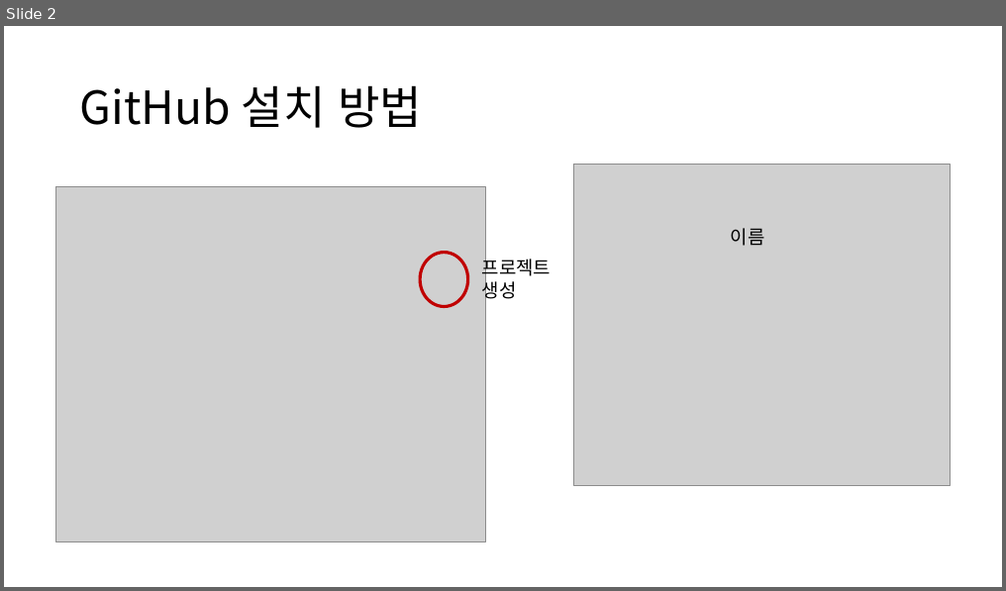
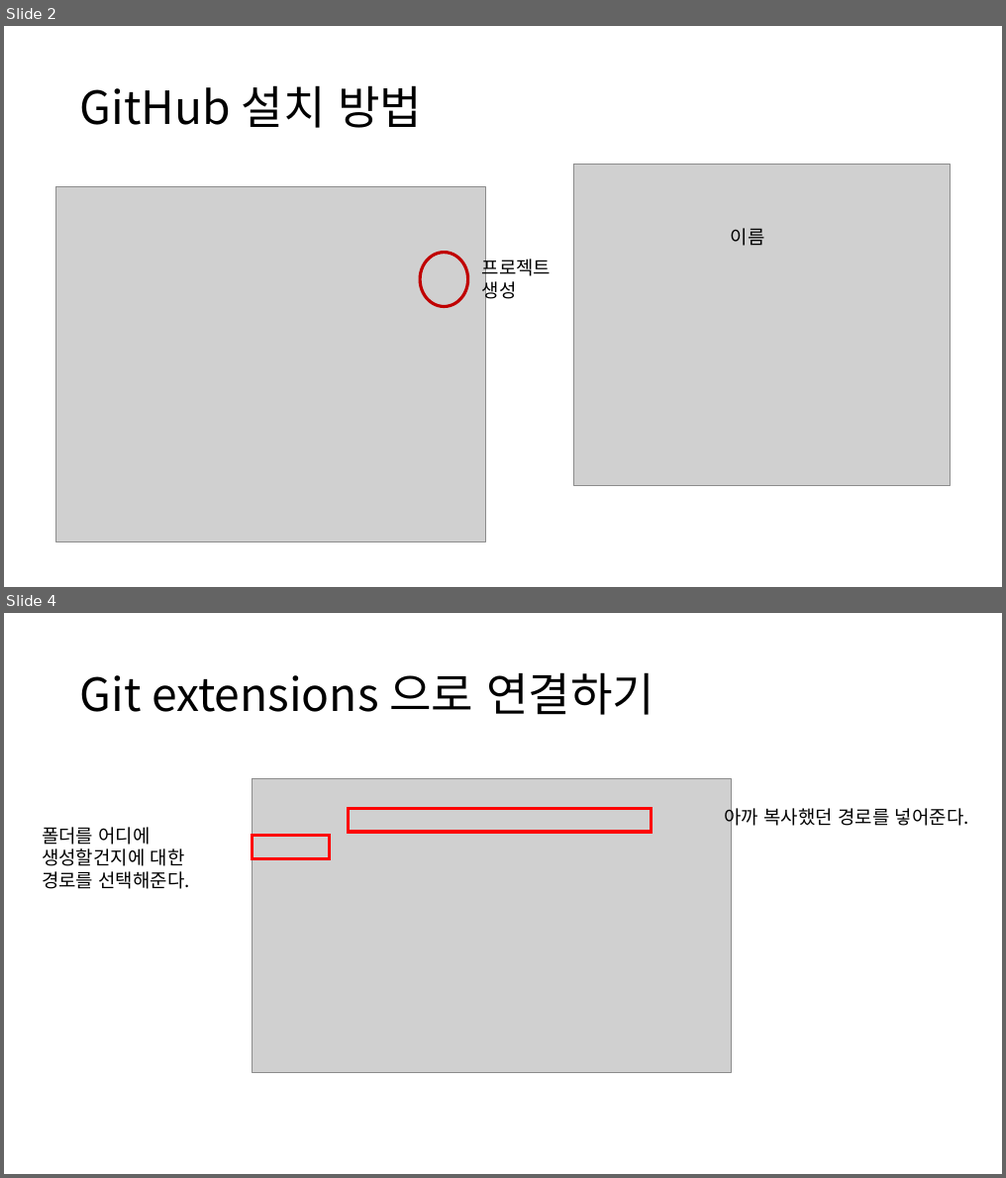
Before and after one commit to comettlee/My_study, a slide deck: Github.pptx. Shown one above the other, each under a label of ours: slide 2 before the commit, slides 2 and 4 after it; the slides between them are not shown. The pictures are 1006x591 and 1006x1178 pixels, drawn with LibreOffice and Linux fonts; fonts in the diff are those of the drawing; grey boxes stand for pictures. Boxes give left, top, right and bottom in pixels: in the first picture for what was removed or moved away, otherwise in the second. Text is boxed around its words. In the diff, an @@ line names an element or a change of style, - is before the commit and + after.

Commit message:
2019.06.17 Github 연결 방법 , AWS 웹서버 구축 하기

```diff
--- a/Github.pptx
+++ b/Github.pptx
@@ slide 4 added at <box>4,613,1002,1174</box>, background #FFFFFF @@
@@ title added at <box>80,672,654,715</box>, 44 pt, text #000000 @@
+Git extensions 으로 연결하기
@@ picture added at <box>252,778,732,1072</box> @@
@@ rectangle added at <box>348,808,650,833</box>, outline #FF0000 3 pt @@
@@ text added at <box>725,804,969,829</box>, 18 pt, text #000000 @@
+아까 복사했던 경로를 넣어준다.
@@ text added at <box>42,827,190,889</box>, 18 pt, text #000000 @@
+폴더를 어디에 생성할건지에 대한 경로를 선택해준다.
@@ rectangle added at <box>252,836,329,860</box>, outline #FF0000 3 pt @@
```
Also in this commit, not shown: 1 slide changed, 9 other slides added, 1 other file.
